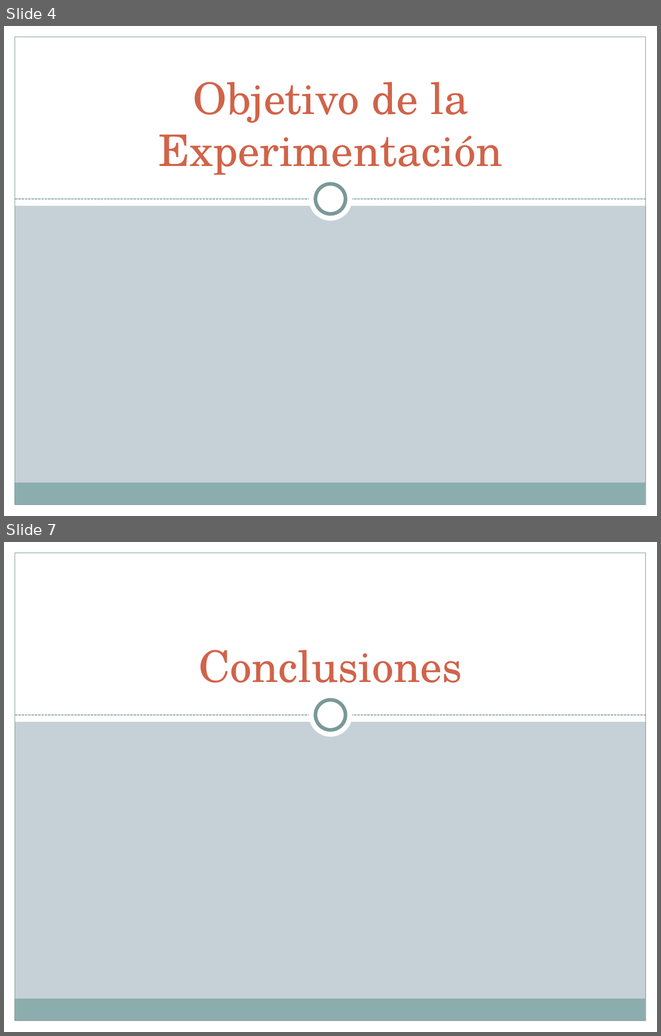
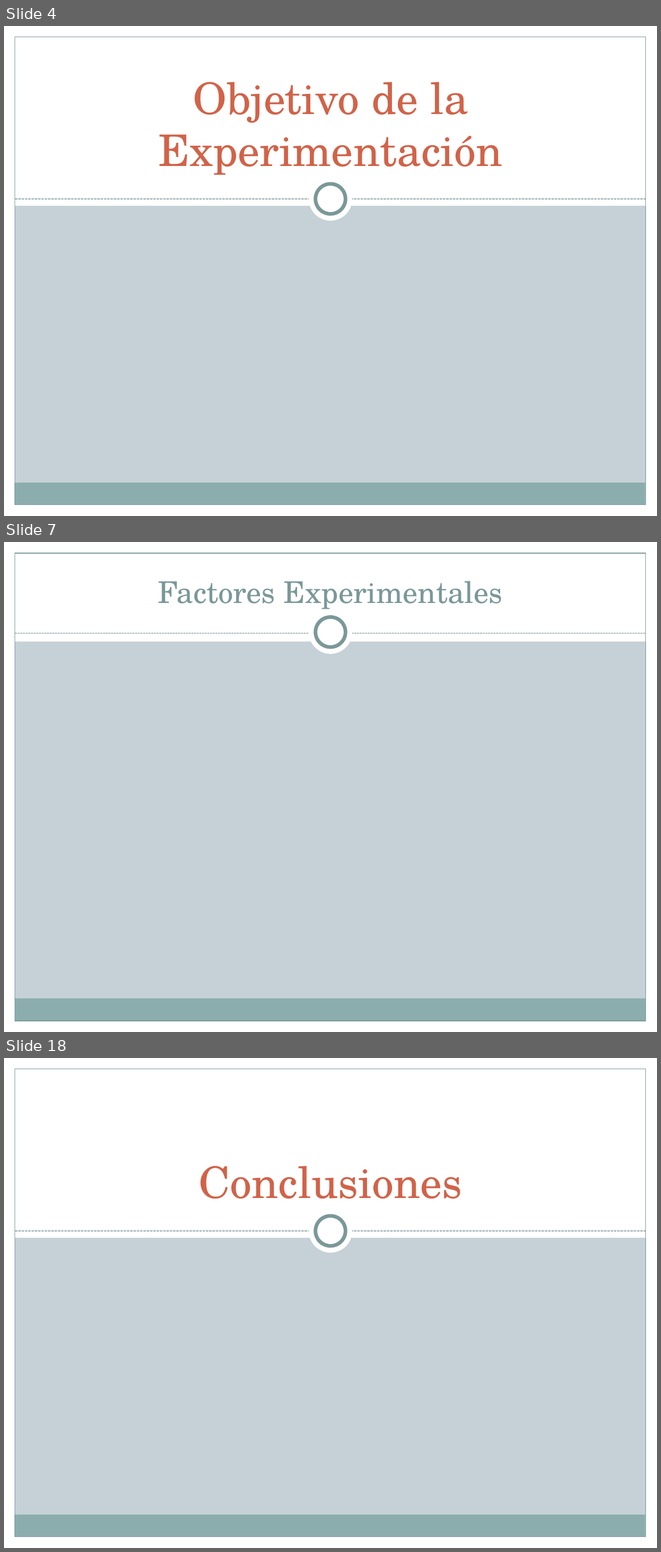
Before and after one commit to diegohttp/plagiarius, a slide deck: Lab6/Diapos HIPOTESIS.pptx. Shown one above the other, each under a label of ours: slides 4 and 7 before the commit, slides 4, 7 and 18 after it; the slides between them are not shown. The pictures are 661x1036 and 661x1552 pixels, drawn with LibreOffice and Linux fonts; fonts in the diff are those of the drawing. Boxes give left, top, right and bottom in pixels: in the first picture for what was removed or moved away, otherwise in the second. Text is boxed around its words. In the diff, an @@ line names an element or a change of style, - is before the commit and + after.

```diff
--- a/Lab6/Diapos HIPOTESIS.pptx
+++ b/Lab6/Diapos HIPOTESIS.pptx
@@ slide 7 added at (4, 542, 657, 1032), background #C5D1D7; not listed: 5 template elements that a slide beside it also shows @@
@@ rectangle added at (4, 542, 657, 641), fill #FFFFFF @@
@@ title added at (158, 581, 503, 609), 33 pt, text #7C999A @@
+Factores Experimentales
@@ ellipse added at (309, 610, 353, 654), fill #FFFFFF @@
@@ ellipse added at (316, 617, 345, 647), fill #FFFFFF, outline #7C999A 4 pt @@
@@ line added from (15, 633) to (646, 633), #7C999A 0.75 pt dashed @@
@@ what was slide 7 is now slide 18 @@
```
Also in this commit, not shown: 1 slide changed, 11 other slides added, 1 slide removed.
